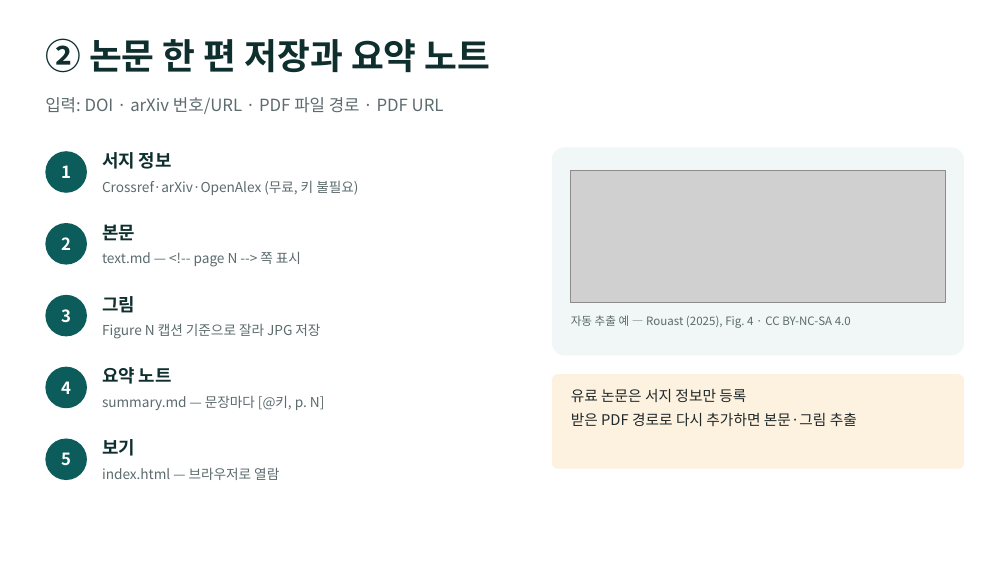
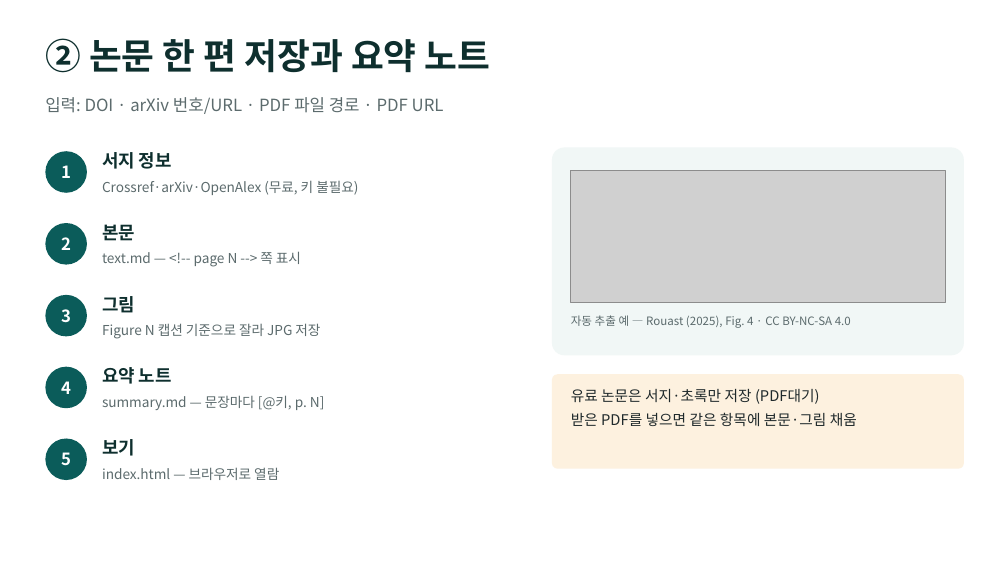
Before and after one commit to emilyJ7/paper-summary, a slide deck: slide 5 of docs/paper-summary_사용가이드.pptx. Drawn at 1008x567 pixels with LibreOffice and Linux fonts; fonts in the diff are those of the drawing; grey boxes stand for pictures. Boxes give left, top, right and bottom in pixels: in the first picture for what was removed or moved away, otherwise in the second. Text is boxed around its words. In the diff, an @@ line names an element or a change of style, - is before the commit and + after.

```diff
--- a/docs/paper-summary_사용가이드.pptx
+++ b/docs/paper-summary_사용가이드.pptx
@@ text at box(571, 389, 857, 426): text changed @@
-유료 논문은 서지 정보만 등록
-받은 PDF 경로로 다시 추가하면 본문·그림 추출
+유료 논문은 서지·초록만 저장 (PDF대기)
+받은 PDF를 넣으면 같은 항목에 본문·그림 채움
```
Also in this commit, not shown: 6 other files.
